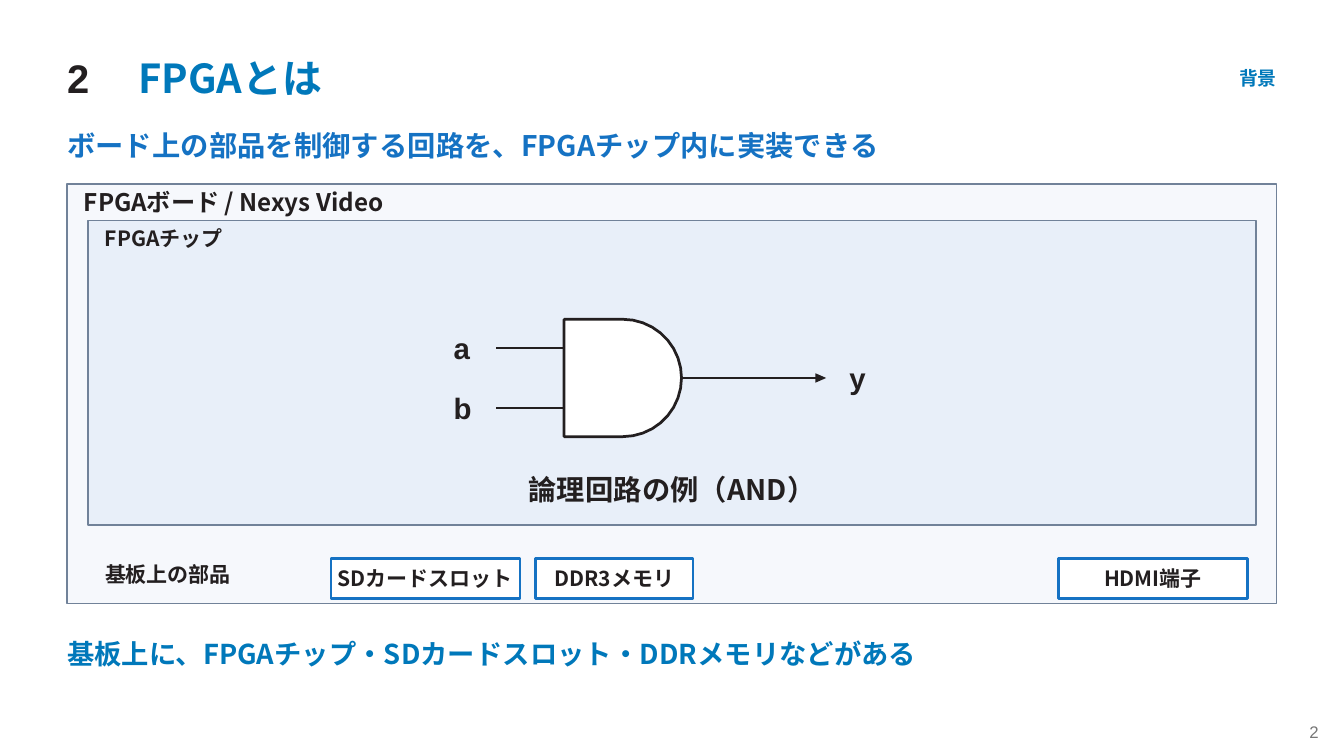
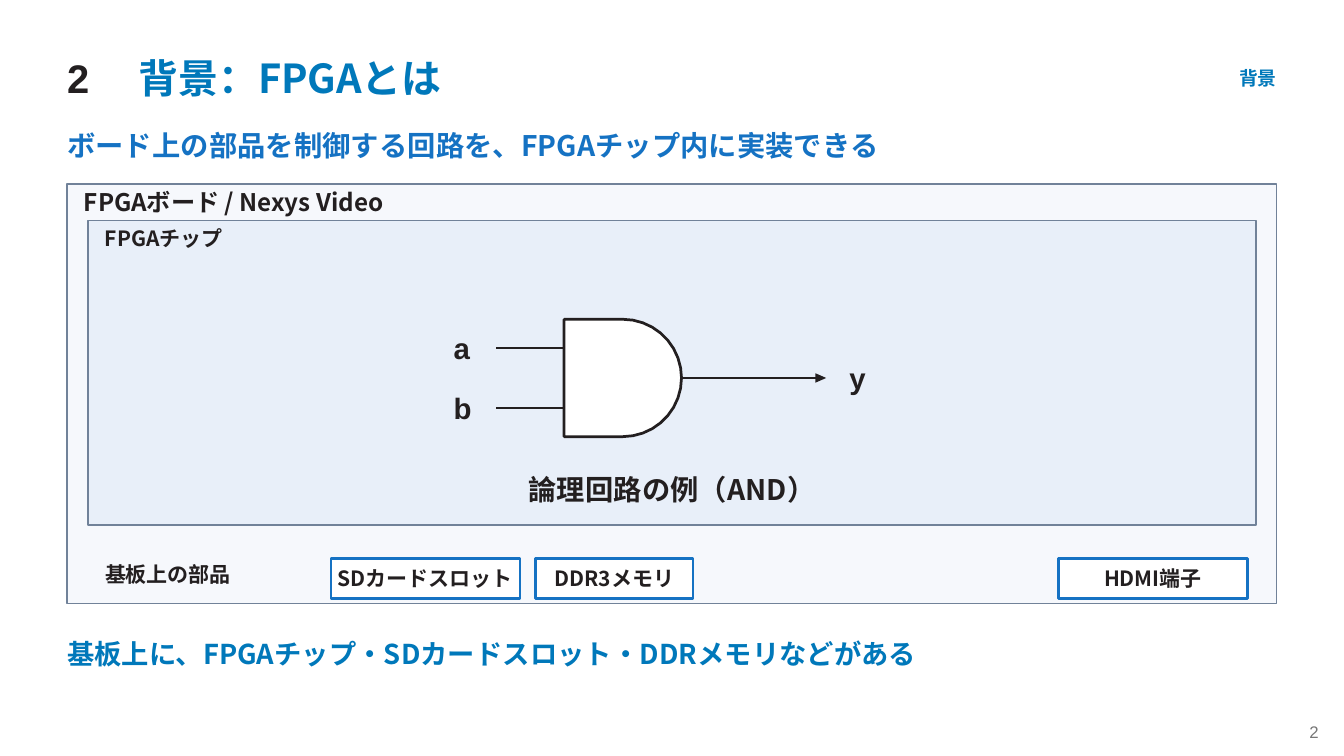
Before and after one commit to SoshiroFujimori/wally-game-console-research, a slide deck: slide 2 of docs/presentation/中間発表_主要事項.pptx. Drawn at 1344x756 pixels with LibreOffice and Linux fonts; fonts in the diff are those of the drawing. Boxes give left, top, right and bottom in pixels: in the first picture for what was removed or moved away, otherwise in the second. Text is boxed around its words. In the diff, an @@ line names an element or a change of style, - is before the commit and + after.

```diff
--- a/docs/presentation/中間発表_主要事項.pptx
+++ b/docs/presentation/中間発表_主要事項.pptx
@@ text at bbox=[139, 59, 442, 97]: text changed @@
-FPGAとは
+背景：FPGAとは
```
Also in this commit, not shown: 7 other slides changed, 10 other files.
